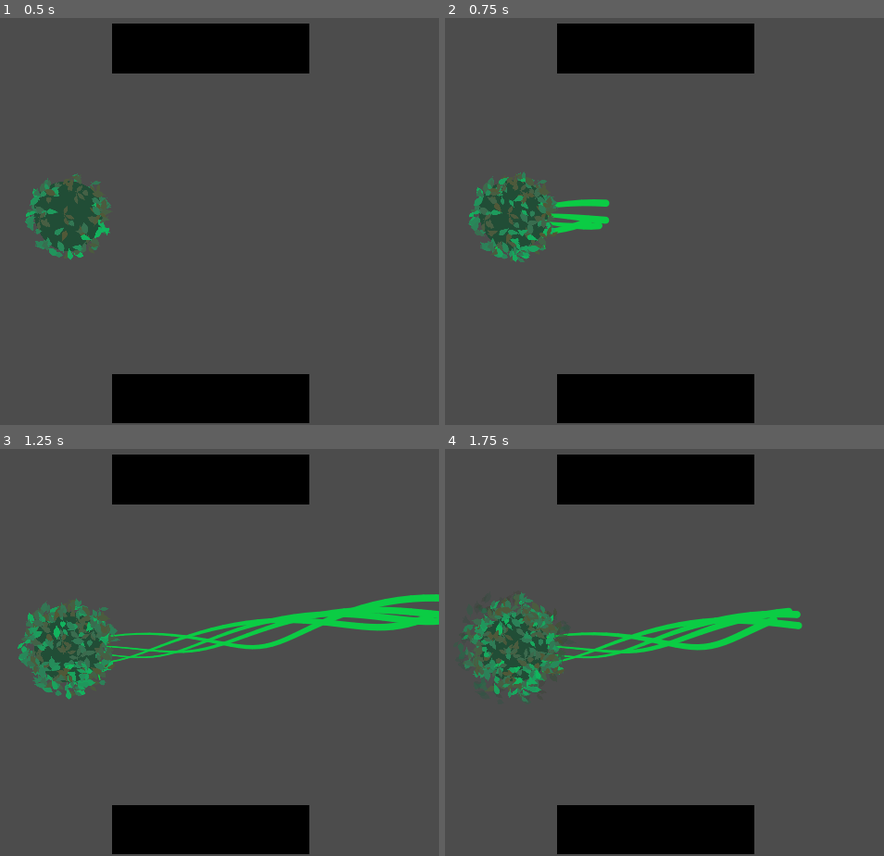
Above: before the commit, frames 1-4 (two rows, left to right).
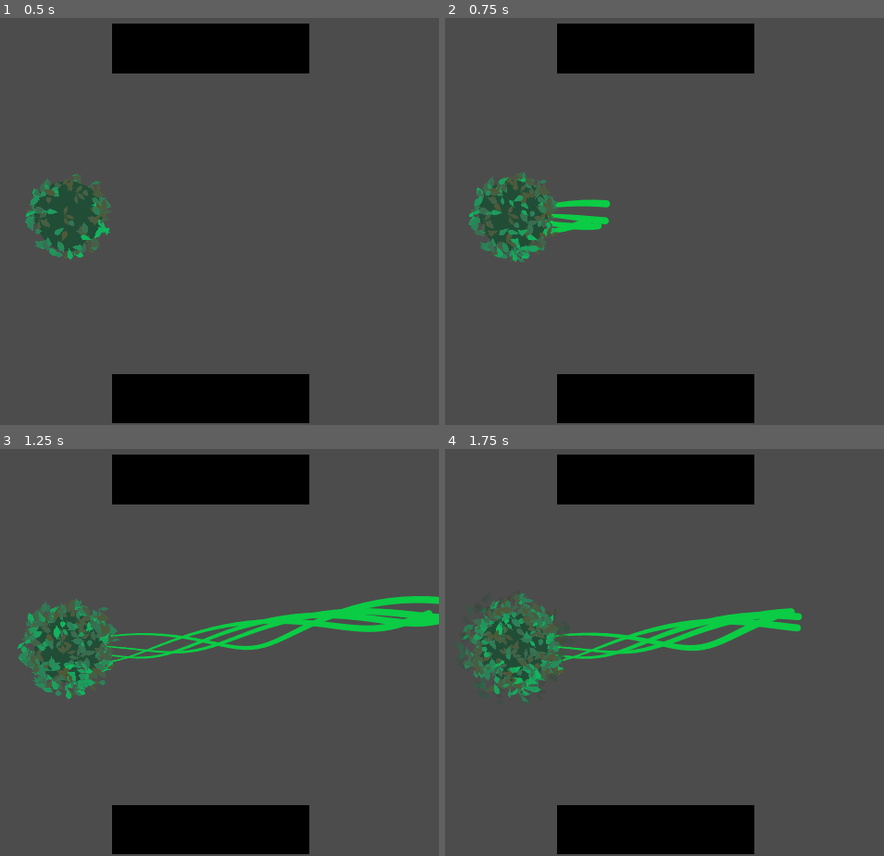
Above: after the commit, the same moments.

Repository: LeandroLibanio28H/ggj2023
Game: Godot game, scene res://world/textures/World.tscn
Same seed, same stepped clock (60 frames per second), same inputs: the game is played once before the commit and once after it.
Inputs (mouse positions are in pixels of both pictures, inside the frame that each line leads up to):
- Up to frame 1 (0.5 s): no input
- Up to frame 2 (0.75 s): move the mouse to (677, 197) at 0.52 s; click (677, 197) at 0.6 s
- Up to frame 3 (1.25 s): no input
- Up to frame 4 (1.75 s): move the mouse to (outside the picture) at 1.27 s; right-click (outside the picture) at 1.35 s

Frame 1 is identical in both runs. In frame 2, 0.1% of the frame differs, in the area x 11-38%, y 44-60%; in frame 3, 1.6%, in the area x 11-100%, y 35-57%; in frame 4, 1.0%.

Commit message:
random root path

Diff:
--- a/particle_plant/ParticlePlant.gd
+++ b/particle_plant/ParticlePlant.gd
@@ -12,6 +12,8 @@
 onready var root3 := $Roots/Root3 as Position2D
 onready var root4 := $Roots/Root4 as Position2D
 
+onready var roots_node := $Roots as Node2D
+
 
 var _can_hook := true
 var _connected := false
@@ -21,7 +23,8 @@
 
 
 
-func _process(_delta: float) -> void:
+func _process(delta: float) -> void:
+	roots_node.rotate(deg2rad(360) * delta)
 	if not _connected:
 		return
 	if Input.is_action_pressed("move"):
--- a/plant_root/PlantRoot.gd
+++ b/plant_root/PlantRoot.gd
@@ -22,16 +22,19 @@
 var _connected := false
 var _is_setup := false
 var _normal := Vector2()
+var _rotation_speed : float = 0.0
 
 
 
 func _ready() -> void:
+	randomize()
+	_rotation_speed = deg2rad(360 * rand_range(1.0, 3.0))
 	set_as_toplevel(true)
 
 
 func _physics_process(delta: float) -> void:
 	if not _connected and _is_setup:
-		rotate(deg2rad(720 * delta))
+		rotate(_rotation_speed * delta)
 		position += _direction * delta * _move_speed
 	elif root1.points.size() + root2.points.size() + root3.points.size() + root4.points.size() == 0:
 		queue_free()
